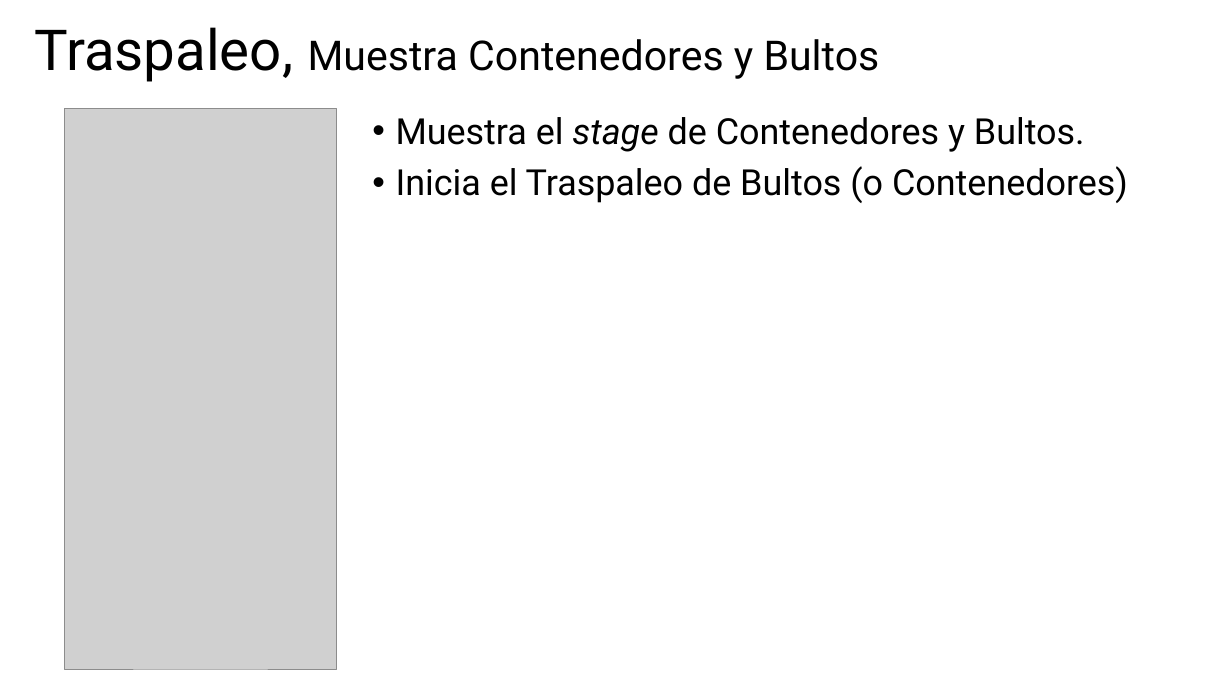
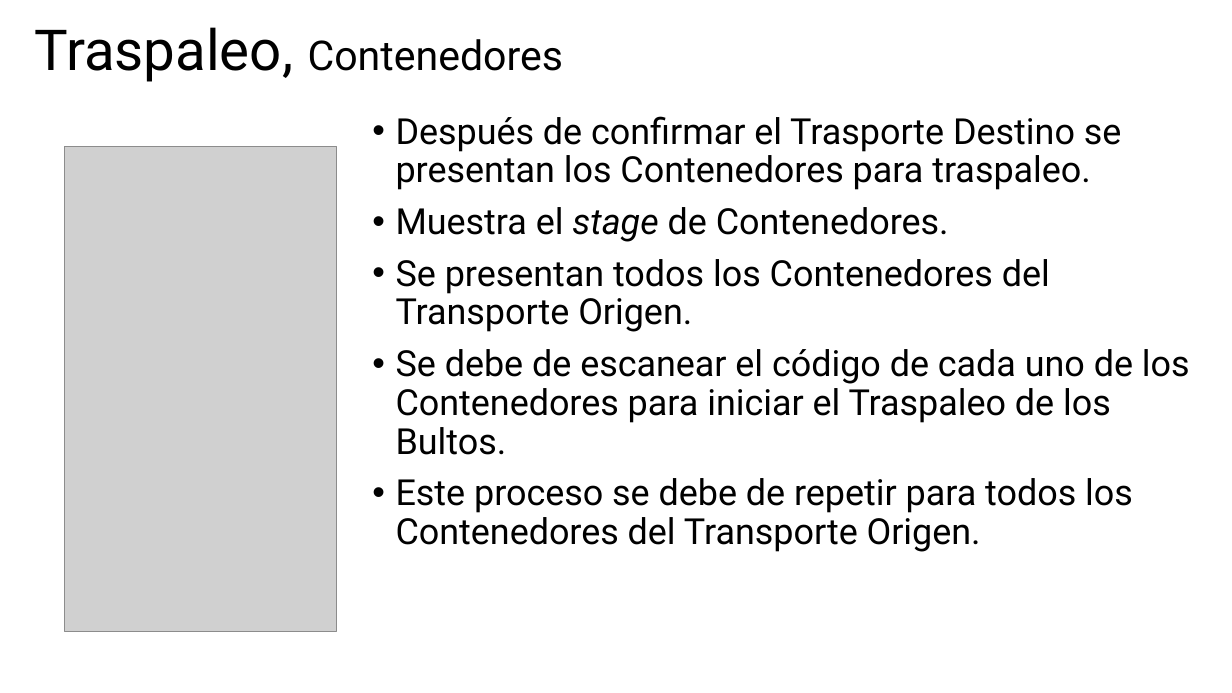
Before and after one commit to JoelBecerraM/FANASA-docs, a slide deck: slide 7 of atCloud - Diseño - Interfaz de Usuario - Traspaleo.pptx (slide 5 before the commit). Drawn at 1232x693 pixels with LibreOffice and Linux fonts; fonts in the diff are those of the drawing; grey boxes stand for pictures. Boxes give left, top, right and bottom in pixels: in the first picture for what was removed or moved away, otherwise in the second. Text is boxed around its words. In the diff, an @@ line names an element or a change of style, - is before the commit and + after.

```diff
--- a/atCloud - Diseño - Interfaz de Usuario - Traspaleo.pptx
+++ b/atCloud - Diseño - Interfaz de Usuario - Traspaleo.pptx
@@ title at bbox=[34, 27, 563, 82]: text changed @@
-Traspaleo, Muestra Contenedores y Bultos
+Traspaleo, Contenedores
@@ text at bbox=[396, 116, 1190, 552]: text changed @@
-• Muestra el stage de Contenedores y Bultos.
-• Inicia el Traspaleo de Bultos (o Contenedores)
+• Después de confirmar el Trasporte Destino se presentan los Contenedores para traspaleo.
+• Muestra el stage de Contenedores.
+• Se presentan todos los Contenedores del Transporte Origen.
+• Se debe de escanear el código de cada uno de los Contenedores para iniciar el Traspaleo de los Bultos.
+• Este proceso se debe de repetir para todos los Contenedores del Transporte Origen.
@@ picture: place and size @@
-picture at bbox=[64, 108, 336, 669]
+picture at bbox=[64, 146, 336, 631]
```
Also in this commit, not shown: 3 other slides changed, 9 slides added, 1 other file.
